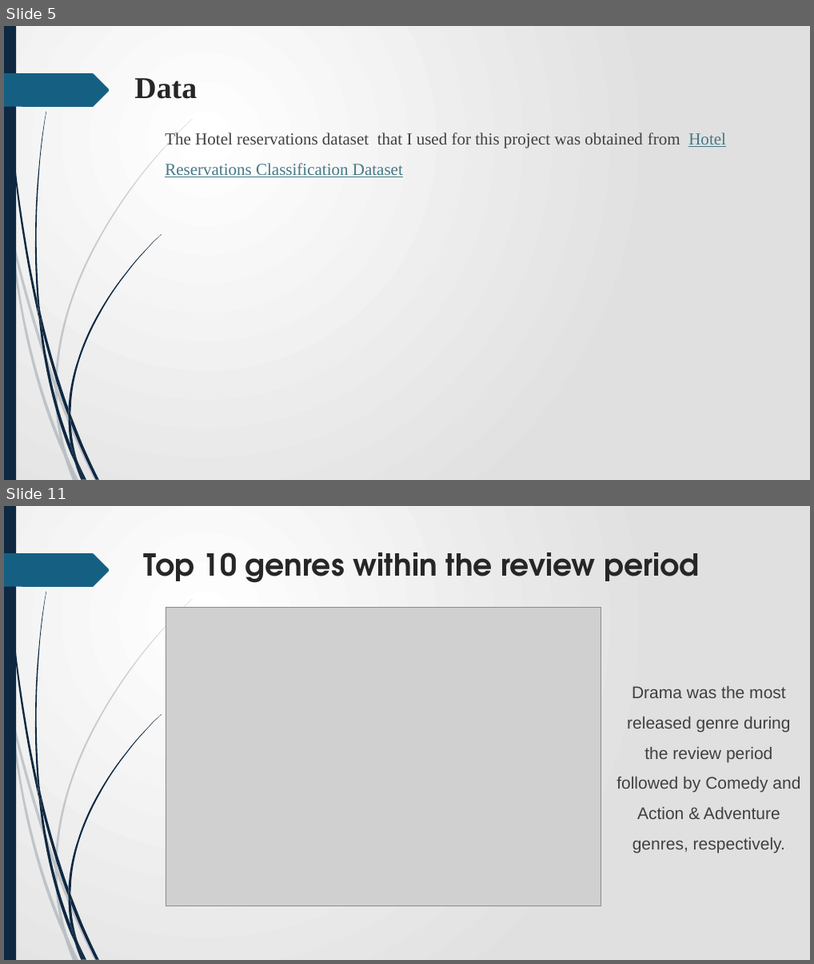
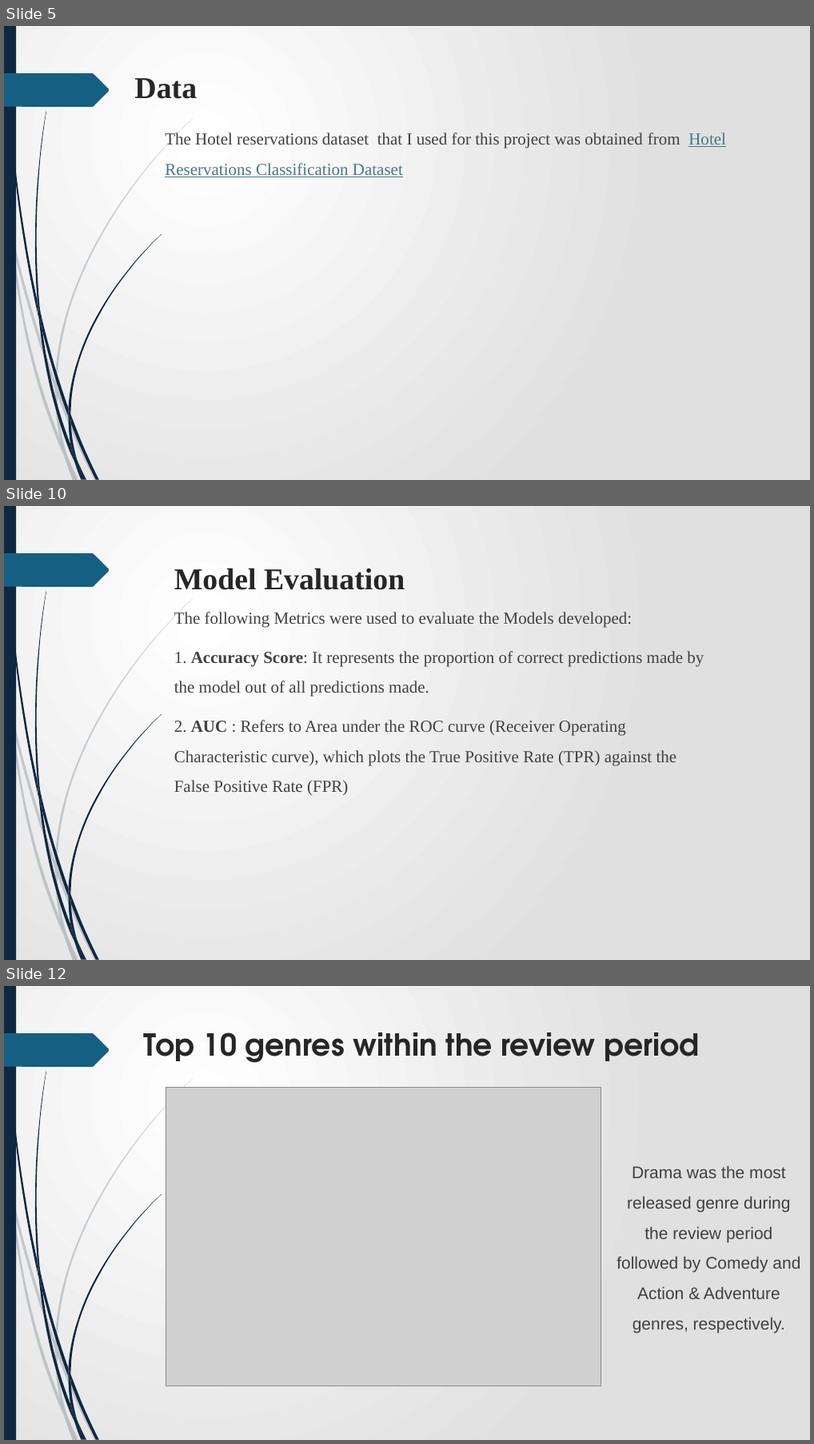
Before and after one commit to James-tech4/JAMES-PHASE-3-DSPT-8-PROJECT, a slide deck: Presentation.pptx. Shown one above the other, each under a label of ours: slides 5 and 11 before the commit, slides 5, 10 and 12 after it; the slides between them are not shown. The pictures are 814x964 and 814x1444 pixels, drawn with LibreOffice and Linux fonts; fonts in the diff are those of the drawing; grey boxes stand for pictures. Boxes give left, top, right and bottom in pixels: in the first picture for what was removed or moved away, otherwise in the second. Text is boxed around its words. In the diff, an @@ line names an element or a change of style, - is before the commit and + after.

```diff
--- a/Presentation.pptx
+++ b/Presentation.pptx
@@ slide 10 added at (4, 506, 810, 960), background gradient #FFFFFF to #E1E1E1; not listed: 24 template elements that a slide beside it also shows @@
@@ title added at (174, 568, 405, 590), 36 pt, text #262626, bold @@
+Model Evaluation
@@ text added at (174, 612, 704, 795), 20 pt, text #404040 @@
+The following Metrics were used to evaluate the Models developed:
+1. Accuracy Score: It represents the proportion of correct predictions made by the model out of all predictions made.
+2. AUC : Refers to Area under the ROC curve (Receiver Operating Characteristic curve), which plots the True Positive Rate (TPR) against the False Positive Rate (FPR)
@@ what was slide 11 is now slide 12 @@
```
Also in this commit, not shown: 5 slides changed, 1 other slide added, 1 slide removed.
